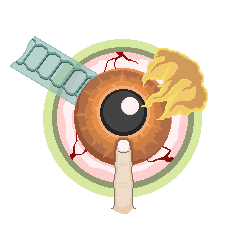
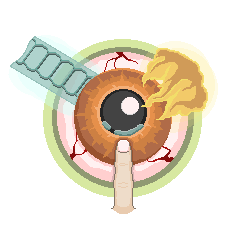
Layer changes from the first 246px x 246px image to the second:
painted on "Layer 12" over [117, 203, 130, 207]
added layer "Layer 15" above "Layer 4" over [102, 121, 144, 136]
painted on "Layer 4" over [102, 124, 144, 214]
renamed "Layer 10" to "Layer 14", showed it, moved it above "Layer 5", painted on it over [8, 35, 218, 133]
